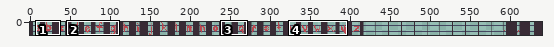
Edited in one commit: pixel-art file (src/assets/art/font_small.aseprite). The picture above shows the old version from afar; the outline marks the close-up.
Close-up. Before:
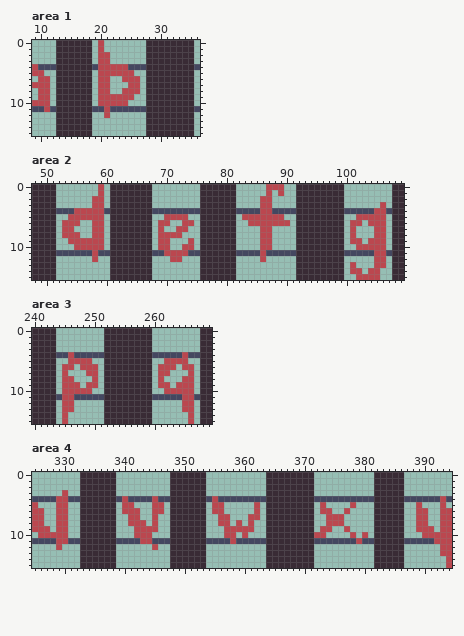
640x16 pixels, 1 frame. Shown: area 1: x 9..36, y 0..15; area 2: x 48..109, y 0..15; area 3: x 240..269, y 0..15; area 4: x 325..394, y 0..15. The commit also changed other parts of the picture, which this record leaves out.
The same view after the edit:
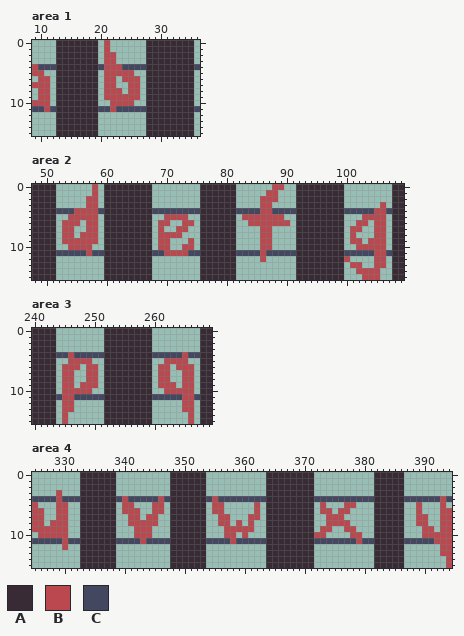
Palette (. is transparent): A #392b35  B #bb474f  C #444760
Difference:
Area 1, layers "separators", "characters":
y 0..1: x 19..21 .B. -> A.B
y 2..3: x 19..20 .B -> A.; x 22 . -> B
y 4: x 19..20 CB -> AC; x 24 B -> C
y 5: x 19..20 .B -> A.
y 6..7: x 19..20 .B -> A.; x 22 . -> B
y 8: x 19..20 .B -> A.; x 22..24 ..B -> BB.
y 9: x 19..20 .B -> A.; x 26 . -> B
y 10: x 19..21 .BB -> A..; x 25 . -> B
y 11: x 19 C -> A; x 21..22 BC -> CB
y 12: x 19 . -> A; x 21 B -> .
y 13..15: x 19 . -> A
Area 2, layers "separators", "characters":
y 0: x 58..60 .B. -> B.A; x 87 B -> .
y 1: x 58..60 .B. -> B.A; x 88..89 .B -> B.
y 2: x 57 . -> B; x 59..60 B. -> .A; x 88 . -> B
y 3: x 57 . -> B; x 59..60 B. -> .A
y 4: x 59..60 BC -> CA
y 5: x 59..60 B. -> .A; x 102 B -> .
y 6: x 57 . -> B; x 59..60 B. -> .A; x 101 B -> .; x 103..104 .B -> B.
y 7: x 57 . -> B; x 59..60 B. -> .A; x 102 . -> B
y 8: x 55..57 B.. -> .BB; x 59..60 B. -> .A
y 9: x 53 . -> B; x 59..60 B. -> .A
y 10: x 54 . -> B; x 58..60 BB. -> ..A
y 11: x 57..58 CB -> BC; x 60 C -> A
y 12: x 58 B -> .; x 60 . -> A; x 71..72 BB -> ..; x 100 . -> B
y 13: x 60 . -> A; x 102 . -> B
y 14: x 60 . -> A; x 101 B -> .; x 103 . -> B
y 15: x 60 . -> A; x 102 B -> .
Area 3, layer "characters":
y 6: x 247..248 .B -> B.; x 263..264 B. -> .B
y 7: x 246 . -> B; x 265 . -> B
y 8: x 249 . -> B; x 262 . -> B
y 9: x 247..248 B. -> .B; x 263..264 .B -> B.
Area 4, layer "characters":
y 3: x 329..330 .B -> B.
y 4: x 330 B -> C; x 345..346 BC -> CB
y 5: x 377 . -> B
y 6: x 376 . -> B; x 390 B -> .
y 7: x 344 . -> B
y 8: x 328 . -> B; x 344 . -> B; x 377 . -> B
y 9: x 328 . -> B; x 345 B -> .; x 378 . -> B; x 389 B -> .
y 10: x 379..380 .B -> B.
y 11: x 329 B -> C; x 344 B -> C
y 12: x 329..330 B. -> .B; x 345 B -> .
